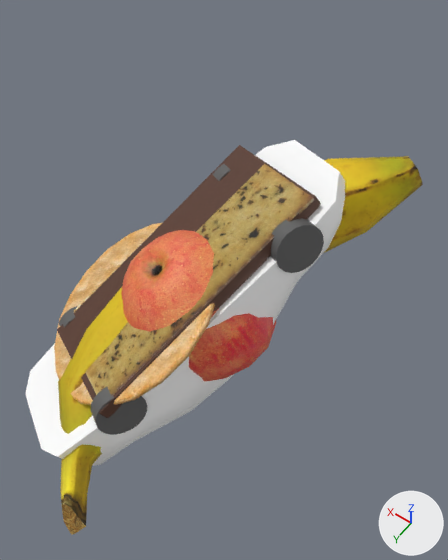
The FBX model PCES_1.0/Pces/Assets/Models/People/xiaohua/animation/TY_XH_JG_KA.fbx, before and after one commit.
One viewpoint serves both versions: a camera (50 mm lens) standing at (-2.313, -0.161, 0.812) and looking at (-2.212, -0.303, 0.588). The axes (+X, +Y, +Z) are drawn at lower right. The lights are the same throughout.

Names of what the first picture shows: 'haitaibinggan1', 'pingguo1', 'qiaokeli3', 'wwxuebing2', 'xiangjiao3', 'xiaoche2'.
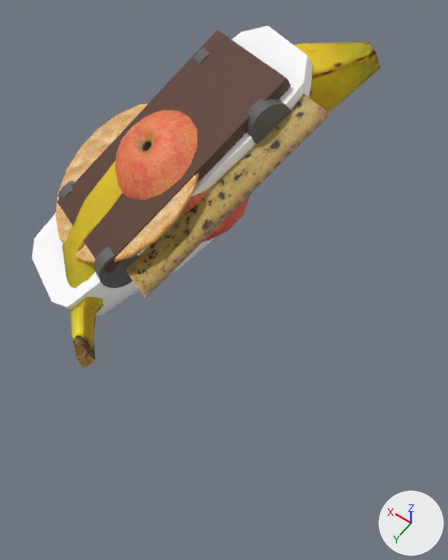
ob_xh_r2 is not drawn itself; it is the parent of ob_qiaokeli3, ob_pingguo1, ob_shupian1, ob_xiaoche2, ob_haitaibinggan1, ob_wwxuebing2, ob_xiangjiao3, ob_untitled.

The change in detail:
Object 'XH_R2' (ob_xh_r2) moves from (-2.225, -0.281, 0.606) to (-2.178, -0.332, 0.612).
Object 'XH_R2' (ob_xh_r2) turns from (174, 20, 1.5) to (167, 13, 1.7) degrees about x, y and z.
Object 'haitaibinggan1' (ob_haitaibinggan1) moves from (0.387, 0.353, 0.842) to (-1.805, -0.102, 1.871).

Where the change shows, as pixel boxes [x1, y1, x2, y2] in the pictures (448 x 560 px):
'xiaoche2', moved, turned: before [25, 140, 345, 466]; after [32, 26, 313, 316]
'qiaokeli3', moved, turned: before [57, 145, 321, 418]; after [57, 30, 291, 273]
'xiangjiao3', moved, turned: before [58, 156, 423, 535]; after [62, 42, 380, 368]
'haitaibinggan1', moved, turned: before [74, 164, 314, 396]; after [126, 94, 330, 298]
'pingguo1', moved, turned: before [122, 230, 276, 381]; after [115, 110, 250, 242]
'wwxuebing2', moved, turned: before [54, 223, 215, 405]; after [56, 104, 199, 263]
